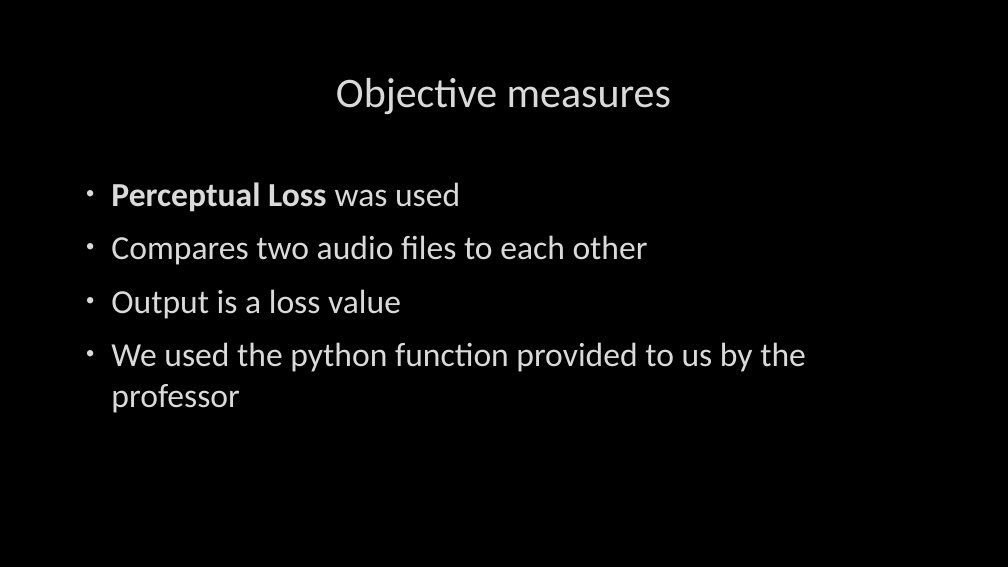
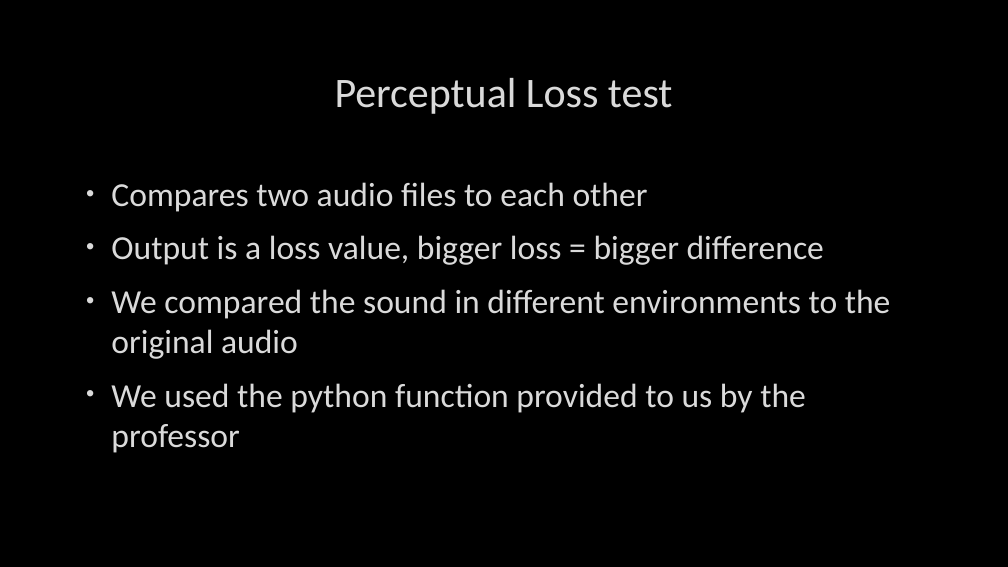
Before and after one commit to NiklasNymark/MRSP_Seminar_Project_Group1, a slide deck: slide 4 of presentation_group1.pptx (slide 3 before the commit). Drawn at 1008x567 pixels with LibreOffice and Linux fonts; fonts in the diff are those of the drawing; background and template pictures are left out. Boxes give left, top, right and bottom in pixels: in the first picture for what was removed or moved away, otherwise in the second. Text is boxed around its words. In the diff, an @@ line names an element or a change of style, - is before the commit and + after.

Commit message:
update slides

```diff
--- a/presentation_group1.pptx
+++ b/presentation_group1.pptx
@@ title at (335, 78, 672, 114): text changed @@
-Objective measures
+Perceptual Loss test
@@ text at (111, 182, 460, 212): paragraph removed @@
-• Perceptual Loss was used
@@ text at (111, 235, 891, 359): text changed @@
-• Output is a loss value
+• Output is a loss value, bigger loss = bigger difference
+• We compared the sound in different environments to the original audio
```
Also in this commit, not shown: 3 other slides changed, 2 slides added, 1 other file.
